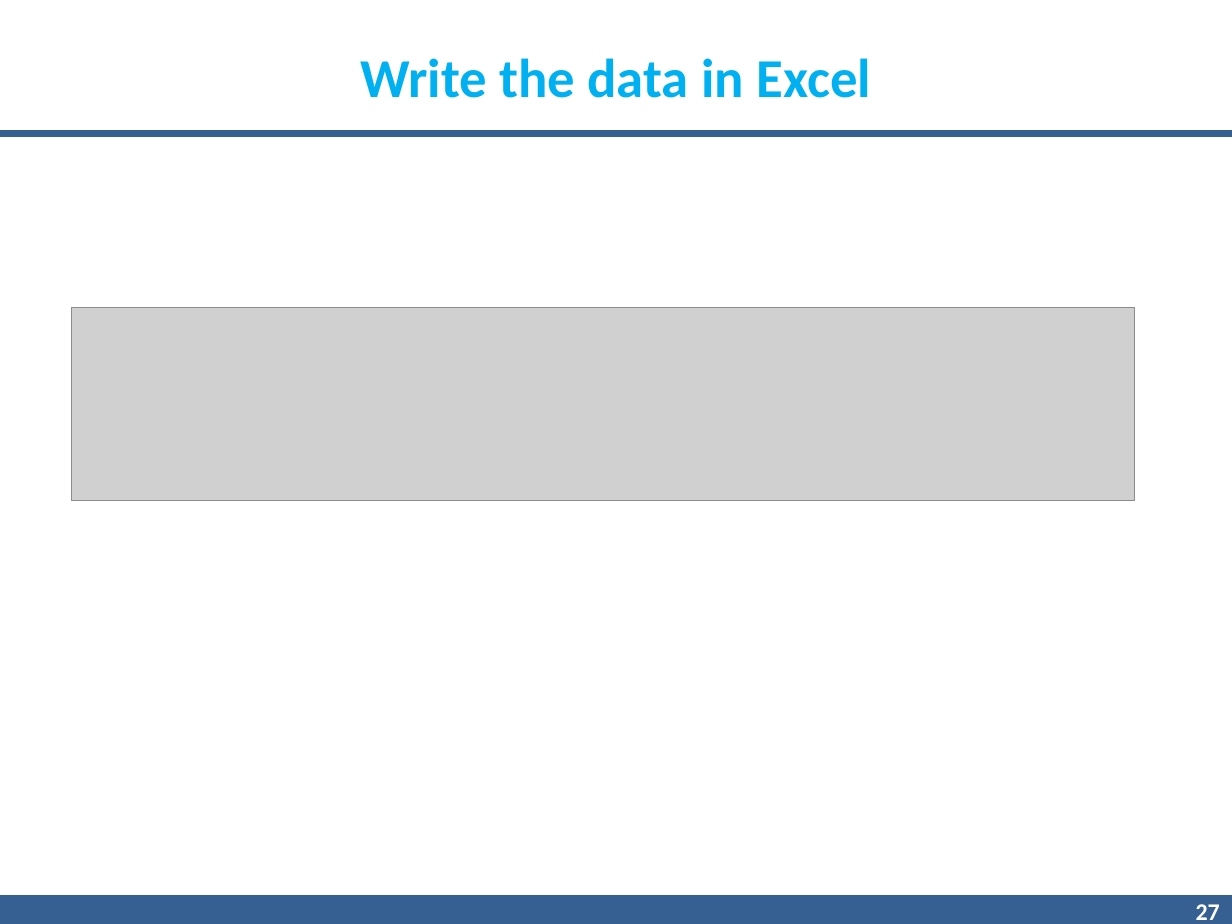
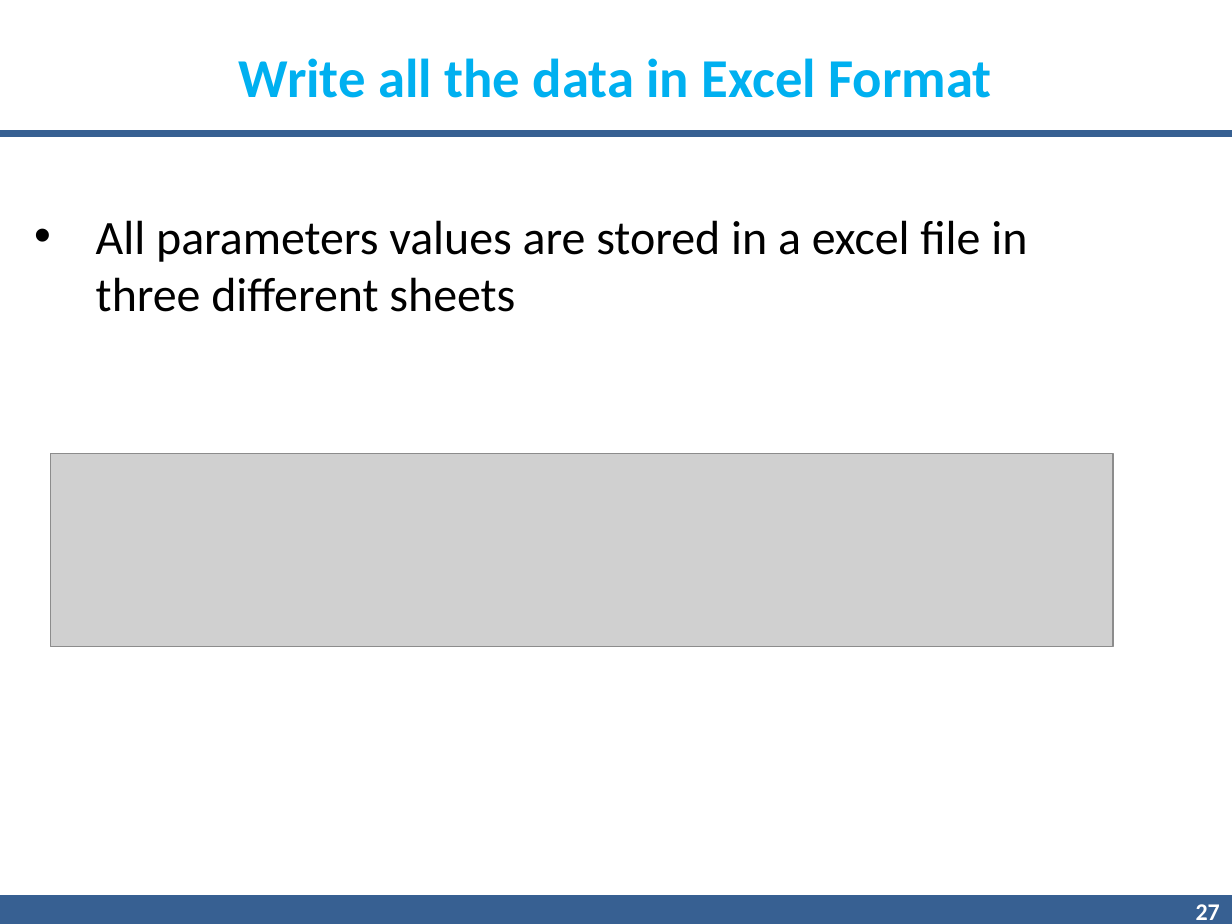
Before and after one commit to gnnain/Pcap_Reader, a slide deck: slide 27 of 7.pptx. Drawn at 1232x924 pixels with LibreOffice and Linux fonts; fonts in the diff are those of the drawing; grey boxes stand for pictures; background and template pictures are left out. Boxes give left, top, right and bottom in pixels: in the first picture for what was removed or moved away, otherwise in the second. Text is boxed around its words. In the diff, an @@ line names an element or a change of style, - is before the commit and + after.

```diff
--- a/7.pptx
+++ b/7.pptx
@@ text at <box>239,58,991,98</box>: text changed @@
-Write the data in Excel
+Write all the data in Excel Format
@@ text added at <box>96,220,1027,312</box>, 28 pt, text #000000 @@
+• All parameters values are stored in a excel file in three different sheets
@@ picture: place and size @@
-picture at <box>71,308,1133,501</box>
+picture at <box>51,453,1112,647</box>
```
Also in this commit, not shown: 14 other slides changed, 6 slides added, 4 slides removed.
